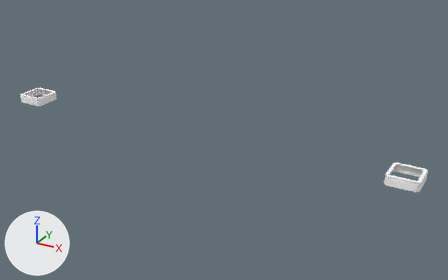
What one commit did to the OBJ model Games/GuruttoWorld/Assets/Models/GuidanceLab/City3B/Baked/Block-1-6.obj.
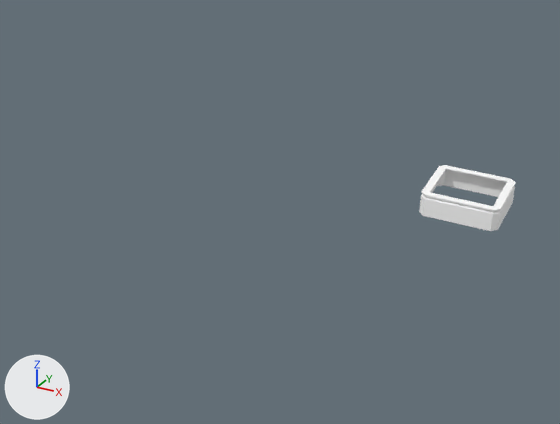
Each version appears first whole from a camera (50 mm lens) standing at (10.06, 28.71, 9.88) and looking at (0.91, 45.36, 1.55), and next in a close-up on the part from 43% to 100% of the width and 31% to 100% of the height. Every picture has the same lights, and +X, +Y and +Z are marked at lower left. The older version's two pictures come first. Where no turn or scale is listed for an object, it has been applied to the vertices. Vertices at exactly the same position are counted once.

The scene before the commit, as lines of its bpy script (objects in view):
```python
me_block_1_6 = bpy.data.meshes.new('Block-1-6')
me_block_1_6.from_pydata(...)  # 128 vertices, 224 faces; spans x -7.5..7.5, y 44.5..45.5, z 1.68..1.98
me_block_1_6.materials.append(mat_white)  # white #ffffff
ob_block_1_6 = bpy.data.objects.new('Block-1-6', me_block_1_6)
ob_block_1_6.location = (0.0, 0.0, 0.0)
```
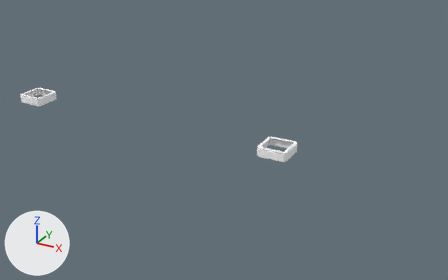
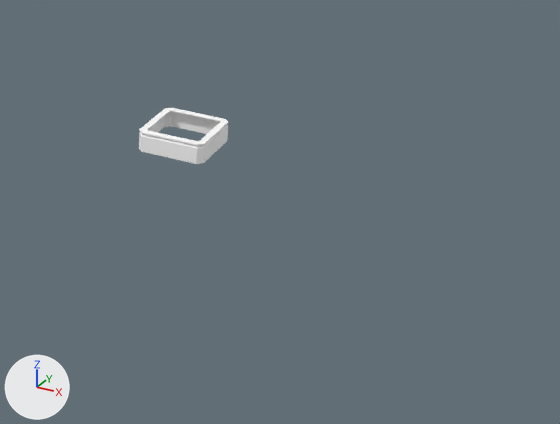
The newer file is also turned or shifted as a whole; pictures and numbers use the older file's frame.

Patch to the scene script:
```diff
--- a/Games/GuruttoWorld/Assets/Models/GuidanceLab/City3B/Baked/Block-1-6.obj.py
+++ b/Games/GuruttoWorld/Assets/Models/GuidanceLab/City3B/Baked/Block-1-6.obj.py
@@ me_block_1_6 @@
 # used by ob_block_1_6; location = (0.0, 0.0, 0.0)
-me_block_1_6.from_pydata(...)  # 128 vertices, 224 faces; spans x -7.5..7.5, y 44.5..45.5, z 1.68..1.98
+me_block_1_6.from_pydata(...)  # 128 vertices, 224 faces; spans x -7.5..3.5, y 44.5..45.5, z 1.68..1.98
+# me_block_1_6 part 1: the loose piece of 64 vertices spanning x 6.5..7.5, y 44.5..45.5, z 1.68..1.98 is moved by (-4.0, 0.0, 0.0)
 me_block_1_6.materials.append(mat_white)
```

Where the change shows, as pixel boxes (x1, y1, x2, y2) in the close-ups (560 x 424 px):
'Block-1-6', reshaped: before (419, 165, 516, 231); after (139, 108, 228, 164)
